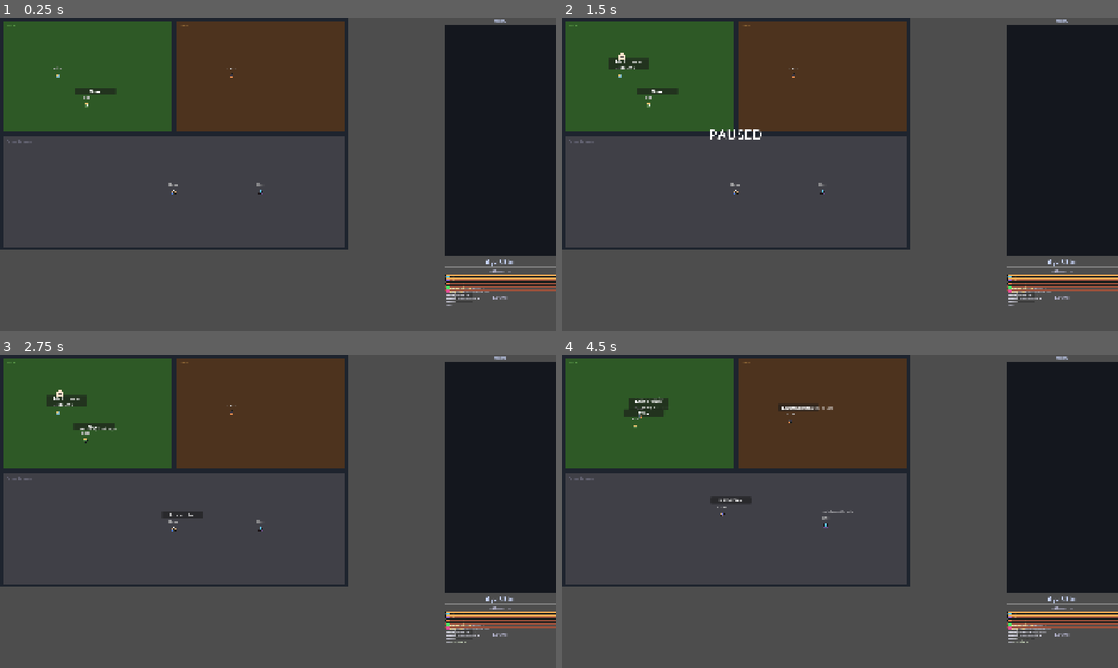
Above: before the commit, frames 1-4 (two rows, left to right).
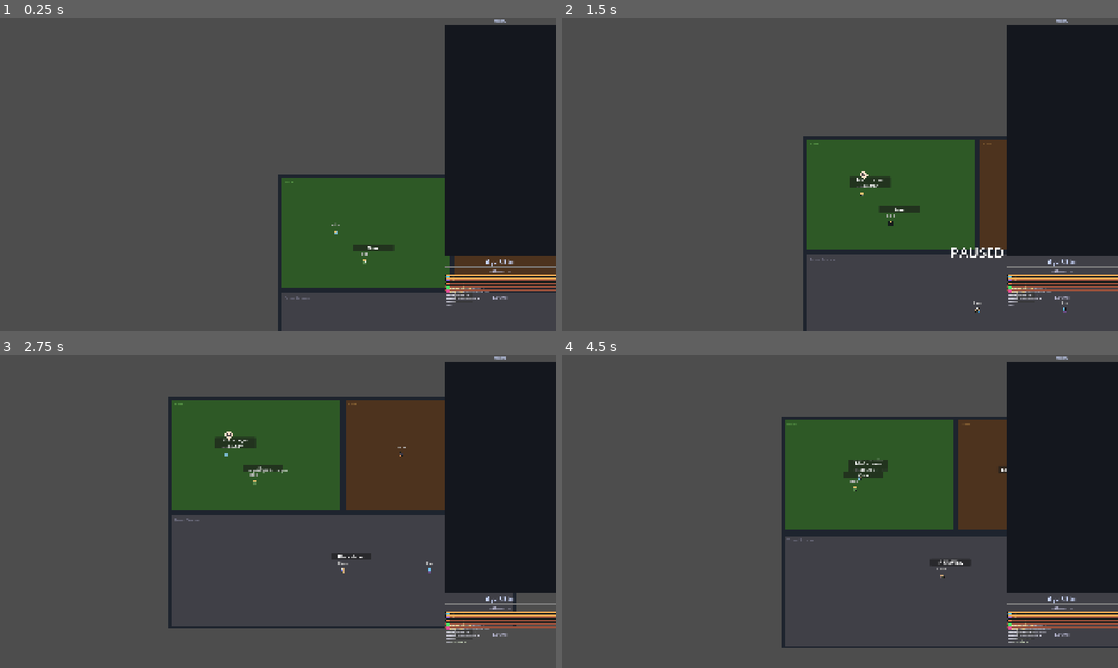
Above: after the commit, the same moments.

Repository: Erik-Huang/godot-agent-sim
Game: Godot game, scene res://main.tscn
Same seed, same stepped clock (60 frames per second), same inputs: the game is played once before the commit and once after it.
Inputs (mouse positions are in pixels of both pictures, inside the frame that each line leads up to):
- Up to frame 1 (0.25 s): no input
- Up to frame 2 (1.5 s): tap Enter (ui_accept) at 0.5, 0.77, 1.25 s; move the mouse to (962, 158) at 0.52 s; click (962, 158) at 0.67 s; drag from (728, 190) to (617, 77) at 1.27 s
- Up to frame 3 (2.75 s): tap Enter (ui_accept) at 2 s; move the mouse to (333, 442) at 2.02 s; click (333, 442) at 2.17 s
- Up to frame 4 (4.5 s): drag from (812, 574) to (645, 439) at 2.77 s; move the mouse to (1006, 558) at 3.52 s; click (1006, 558) at 3.67 s; tap Enter (ui_accept) at 3.77, 4.25 s; drag from (673, 464) to (823, 527) at 4.27 s

The runs differ from the first frame. In frame 1, 37% of the frame differs, in the area x 0-100%, y 0-100%; in frame 2, 38%, in the area x 0-91%, y 0-100%; in frame 3, 36%; in frame 4, 36%.

Commit message:
feat(camera): Camera2D with mouse wheel zoom and left-click drag pan

Diff:
--- a/main.gd
+++ b/main.gd
@@ -40,6 +40,11 @@
 
 # FIX-002: CanvasLayer for UI overlay
 var ui_layer: CanvasLayer
+
+# FIX-003: Camera zoom/pan state
+var _is_dragging: bool = false
+var _drag_start: Vector2 = Vector2.ZERO
+var _camera_start: Vector2 = Vector2.ZERO
 
 # GFX-004: Zone color tints
 var zone_colors: Dictionary = {
@@ -121,9 +126,41 @@
 	# MEM-005: Connect reflection signal to LLM reflection handler
 	MemoryService.on_reflection_ready.connect(_on_reflection_ready)
 
+	# FIX-003: Camera2D for zoom/pan
+	var camera := Camera2D.new()
+	camera.name = "WorldCamera"
+	add_child(camera)
+
 	# Wait one frame for navigation to bake
 	await get_tree().physics_frame
 	_spawn_agents()
+
+# FIX-003: Camera zoom/pan input
+func _unhandled_input(event: InputEvent) -> void:
+	var camera: Camera2D = get_node_or_null("WorldCamera")
+	if camera == null:
+		return
+
+	if event is InputEventMouseButton:
+		# Mouse wheel zoom
+		if event.button_index == MOUSE_BUTTON_WHEEL_UP and event.pressed:
+			camera.zoom = (camera.zoom * 1.1).clamp(Vector2(0.5, 0.5), Vector2(3.0, 3.0))
+		elif event.button_index == MOUSE_BUTTON_WHEEL_DOWN and event.pressed:
+			camera.zoom = (camera.zoom / 1.1).clamp(Vector2(0.5, 0.5), Vector2(3.0, 3.0))
+		# Left click drag start
+		elif event.button_index == MOUSE_BUTTON_LEFT and event.pressed:
+			_is_dragging = true
+			_drag_start = event.position
+			_camera_start = camera.position
+		elif event.button_index == MOUSE_BUTTON_LEFT and not event.pressed:
+			_is_dragging = false
+
+	# Drag pan
+	if event is InputEventMouseMotion and _is_dragging:
+		var camera2: Camera2D = get_node_or_null("WorldCamera")
+		if camera2:
+			var delta_pos: Vector2 = (event.position - _drag_start) / camera2.zoom
+			camera2.position = _camera_start - delta_pos
 
 # DBG-001: Spacebar pause toggle + GFX-005: Time-of-day
 func _process(delta: float) -> void:
